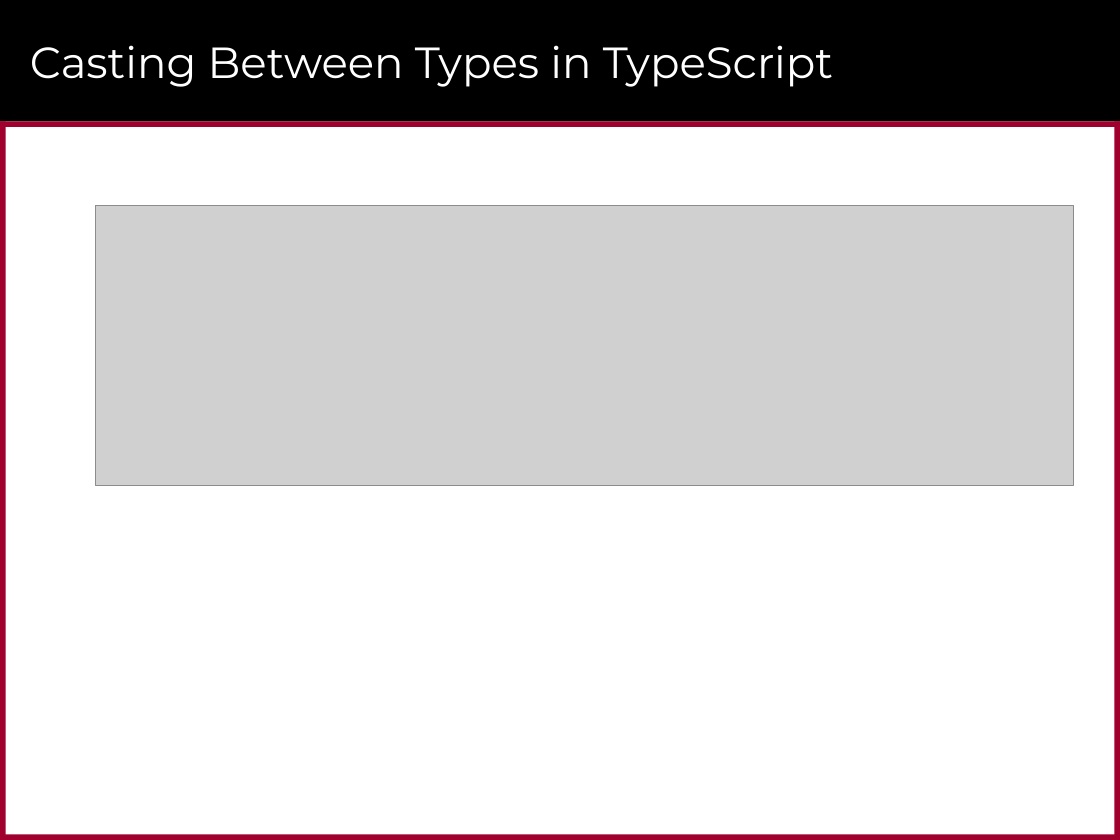
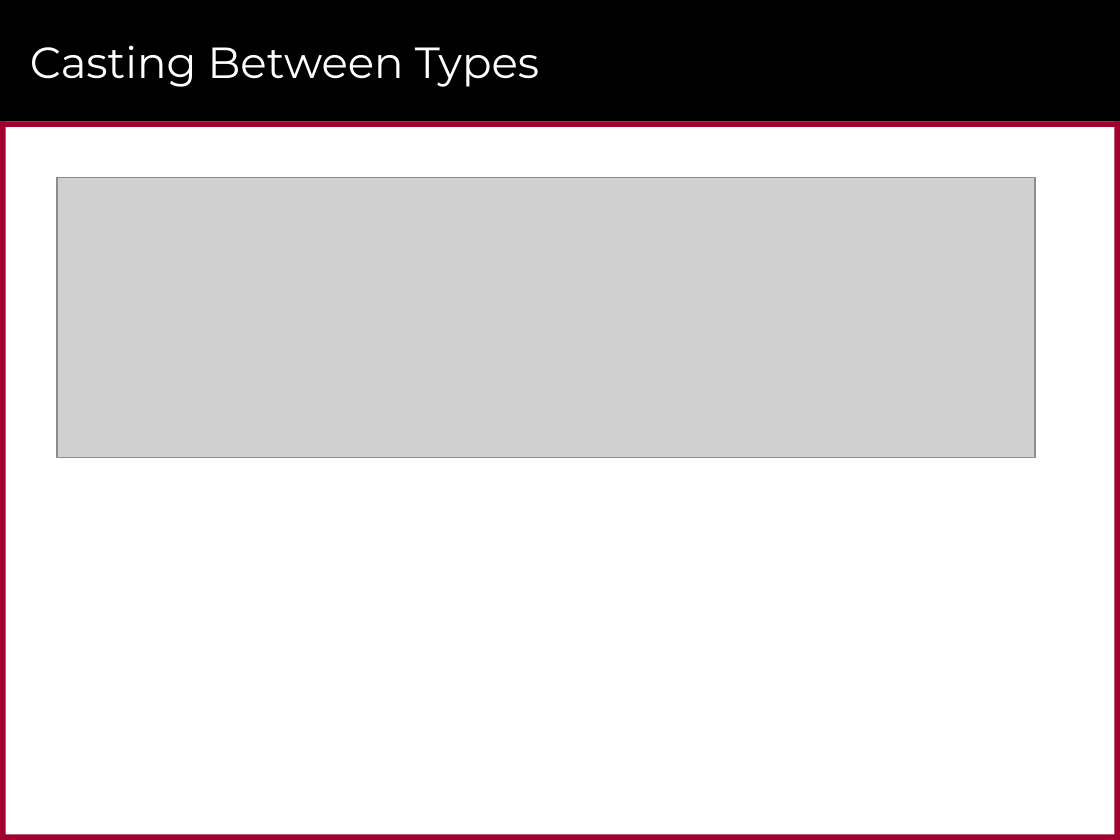
Before and after one commit to CriticalPathTraining/CustomVisualsForPowerBI, a slide deck: slide 12 of CustomVisualsForPowerBI.pptx (slide 11 before the commit). Drawn at 1120x840 pixels with LibreOffice and Linux fonts; fonts in the diff are those of the drawing; grey boxes stand for pictures; background and template pictures are left out. Boxes give left, top, right and bottom in pixels: in the first picture for what was removed or moved away, otherwise in the second. Text is boxed around its words. In the diff, an @@ line names an element or a change of style, - is before the commit and + after.

```diff
--- a/CustomVisualsForPowerBI.pptx
+++ b/CustomVisualsForPowerBI.pptx
@@ title at <box>30,45,539,87</box>: text changed @@
-Casting Between Types in TypeScript
+Casting Between Types
@@ picture: place and size @@
-picture at <box>95,205,1073,485</box>
+picture at <box>57,177,1035,457</box>
```
Also in this commit, not shown: 17 other slides changed, 10 slides added, 25 slides removed, 29 other files.
